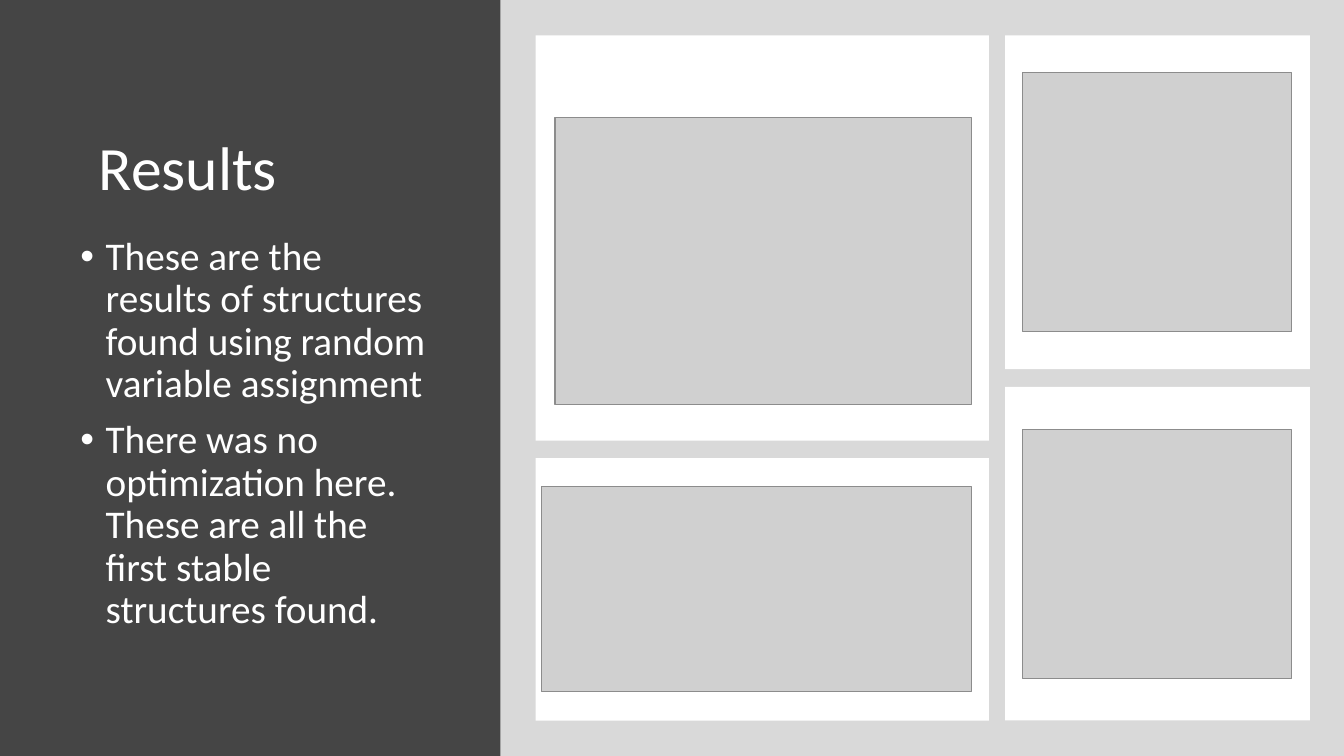
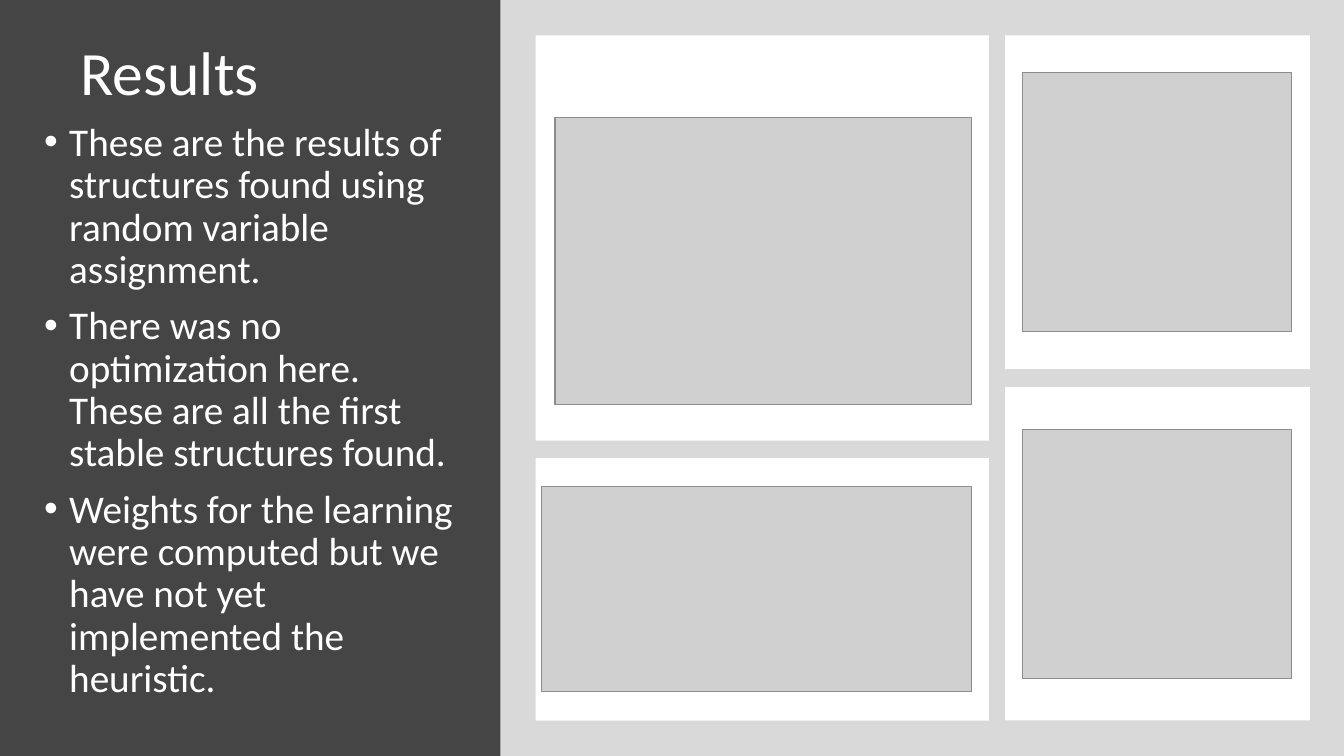
Before and after one commit to yasz24/generative-design-AI, a slide deck: slide 10 of presentation/Generative Design AI.pptx. Drawn at 1344x756 pixels with LibreOffice and Linux fonts; fonts in the diff are those of the drawing; grey boxes stand for pictures. Boxes give left, top, right and bottom in pixels: in the first picture for what was removed or moved away, otherwise in the second. Text is boxed around its words. In the diff, an @@ line names an element or a change of style, - is before the commit and + after.

Commit message:
Updated slides

```diff
--- a/presentation/Generative Design AI.pptx
+++ b/presentation/Generative Design AI.pptx
@@ title "Results": place and size @@
-title "Results" at (99,147,277,191)
+title "Results" at (80,52,258,96)
@@ text "These are the results of ...": place and size @@
-text "These are the results of ..." at (106,243,426,624)
+text "These are the results of ..." at (69,129,452,693)
@@ text at (69,129,442,290): text changed @@
-• These are the results of structures found using random variable assignment
+• These are the results of structures found using random variable assignment.
@@ text at (69,496,452,693): paragraph added @@
+• Weights for the learning were computed but we have not yet implemented the heuristic.
```
Also in this commit, not shown: 6 other slides changed.
